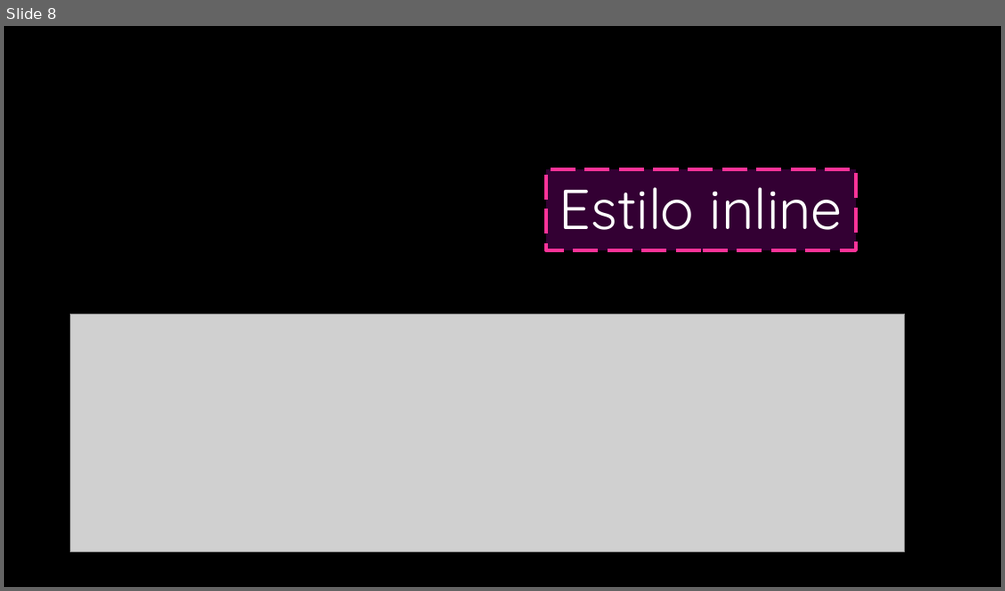
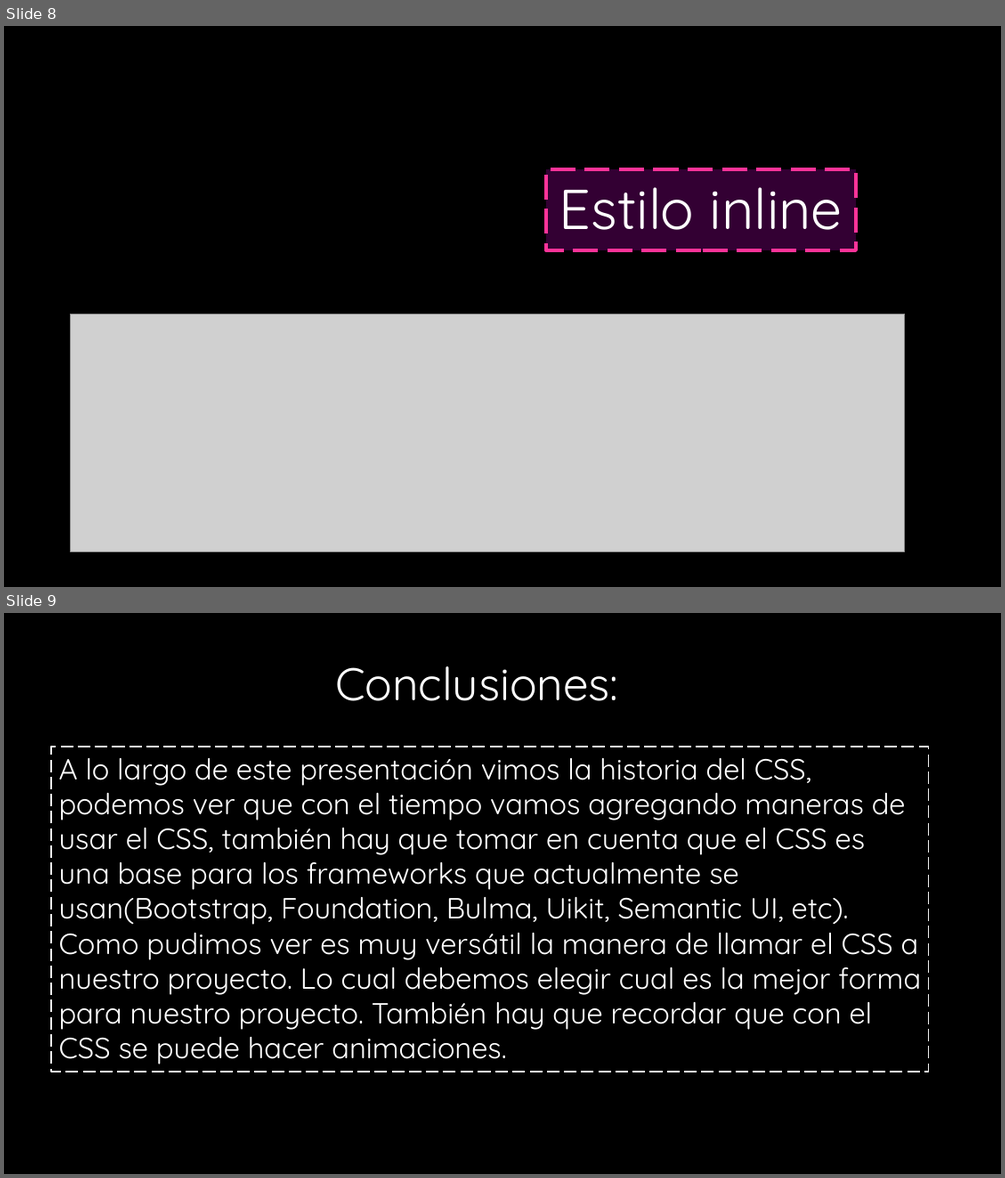
Before and after one commit to heatsii/ExpoDailySoft, a slide deck: CSS.pptx. Shown one above the other, each under a label of ours: slide 8 before the commit, slides 8 and 9 after it. The pictures are 1005x591 and 1005x1178 pixels, drawn with LibreOffice and Linux fonts; fonts in the diff are those of the drawing; grey boxes stand for pictures; background and template pictures are left out. Boxes give left, top, right and bottom in pixels: in the first picture for what was removed or moved away, otherwise in the second. Text is boxed around its words. In the diff, an @@ line names an element or a change of style, - is before the commit and + after.

```diff
--- a/CSS.pptx
+++ b/CSS.pptx
@@ slide 9 added at box(4, 613, 1001, 1174), background picture (left out) @@
@@ text added at box(335, 666, 618, 701), 44 pt, text #FFFFFF @@
+Conclusiones:
@@ rectangle added at box(52, 747, 929, 1071), fill #000000 at 50% opacity, outline #F2F2F2 1.5 pt dashed, 28 pt, text #FFFFFF @@
+A lo largo de este presentación vimos la historia del CSS, podemos ver que con el tiempo vamos agregando maneras de usar el CSS, también hay que tomar en cuenta que el CSS es una base para los frameworks que actualmente se usan(Bootstrap, Foundation, Bulma, Uikit, Semantic UI, etc).
+Como pudimos ver es muy versátil la manera de llamar el CSS a nuestro proyecto. Lo cual debemos elegir cual es la mejor forma para nuestro proyecto. También hay que recordar que con el CSS se puede hacer animaciones.
```
Also in this commit, not shown: 1 slide removed.
